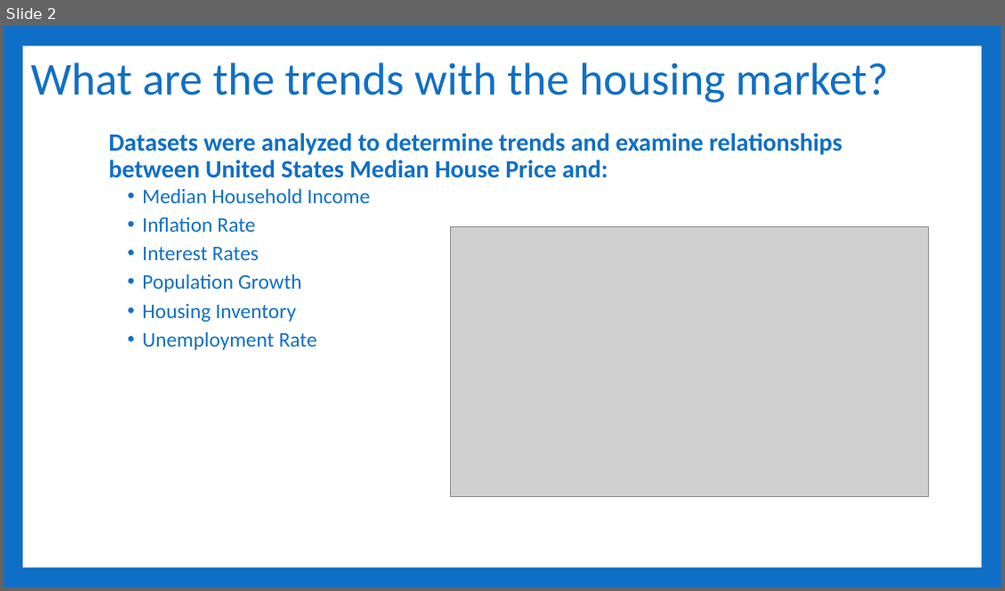
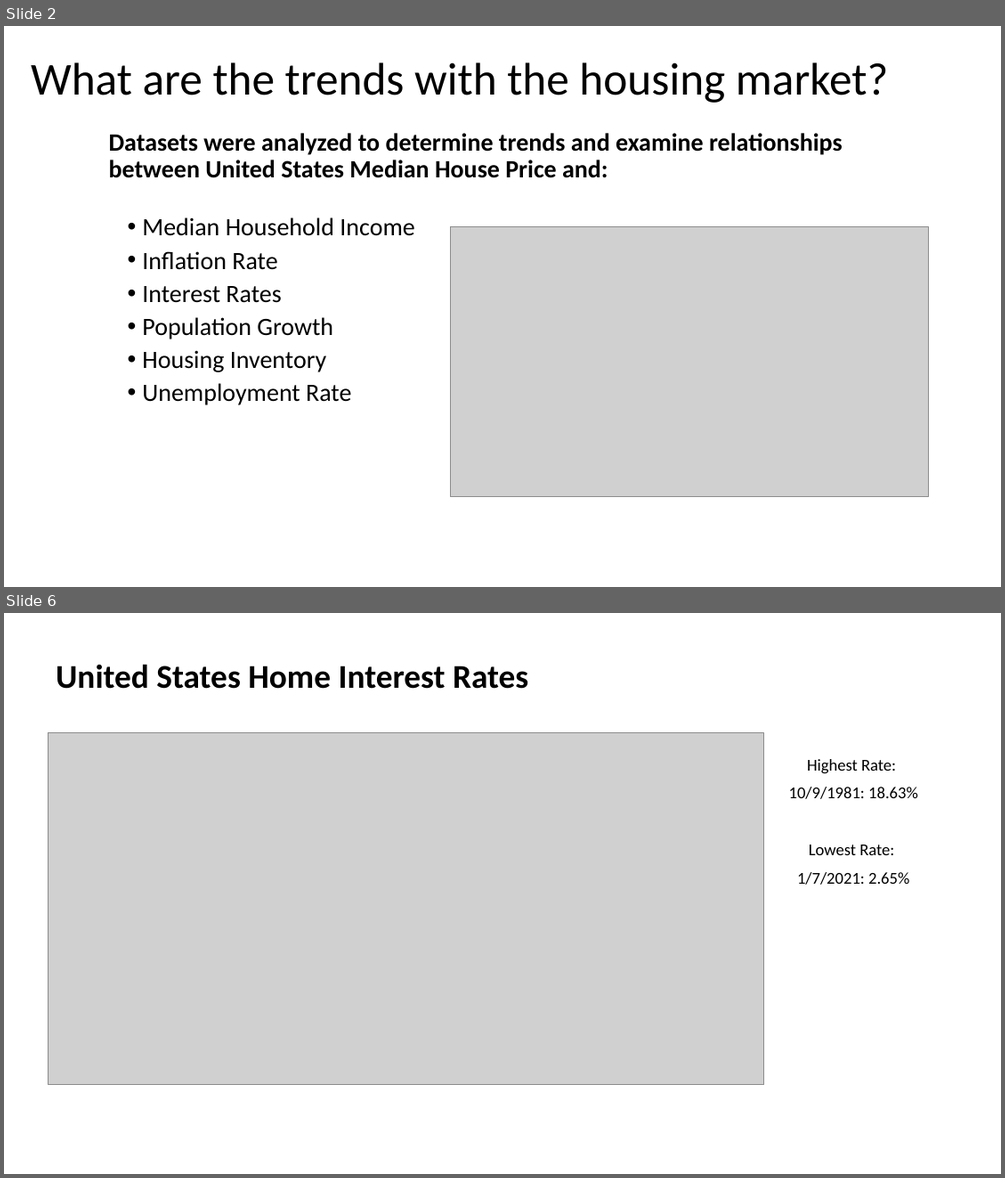
Before and after one commit to Sethdcarter/group8_data_project_1, a slide deck: Presentation/Project-1_Group-8_Presentation-US_Housing_Market.pptx. Shown one above the other, each under a label of ours: slide 2 before the commit, slides 2 and 6 after it; the slides between them are not shown. The pictures are 1005x591 and 1005x1178 pixels, drawn with LibreOffice and Linux fonts; fonts in the diff are those of the drawing; grey boxes stand for pictures. Boxes give left, top, right and bottom in pixels: in the first picture for what was removed or moved away, otherwise in the second. Text is boxed around its words. In the diff, an @@ line names an element or a change of style, - is before the commit and + after.

```diff
--- a/Presentation/Project-1_Group-8_Presentation-US_Housing_Market.pptx
+++ b/Presentation/Project-1_Group-8_Presentation-US_Housing_Market.pptx
@@ slide 6 added at [4,613,1001,1174], background #FFFFFF @@
@@ title added at [56,664,528,689], 32 pt, text #000000, bold @@
+United States Home Interest Rates
@@ picture added at [48,732,764,1084] @@
@@ text added at [789,759,918,884], 16 pt, text #000000 @@
+Highest Rate:
+10/9/1981: 18.63%
+Lowest Rate:
+1/7/2021: 2.65%
@@ slide 2 changed as well @@
@@ background #0F6FC6 to #FFFFFF @@
@@ rectangle removed at [23,46,981,567] @@
@@ title "What are the trends with ..." at [31,62,888,103]: text colour #0F6FC6 to #000000 @@
@@ text "Datasets were analyzed to determine ..." at [109,133,842,405]: text colour #0F6FC6 to #000000; size 20 to 24 pt in "Median Household Income", "Inflation Rate", "Interest Rates", "Population Growth" and 2 more places @@
```
Also in this commit, not shown: 5 other slides changed, 3 other slides added, 1 slide removed.
